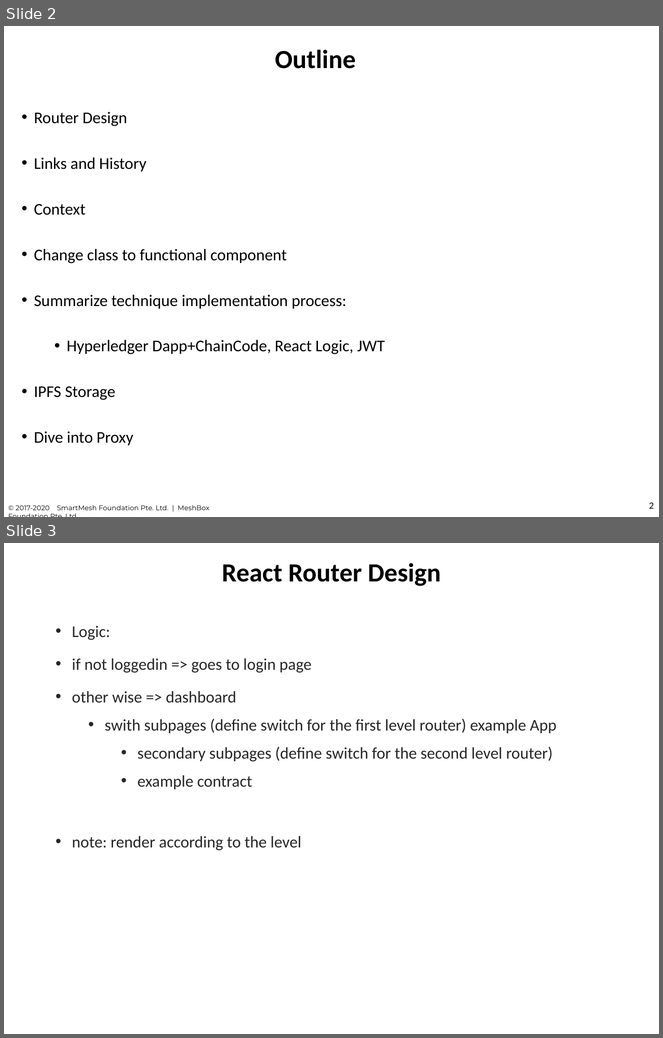
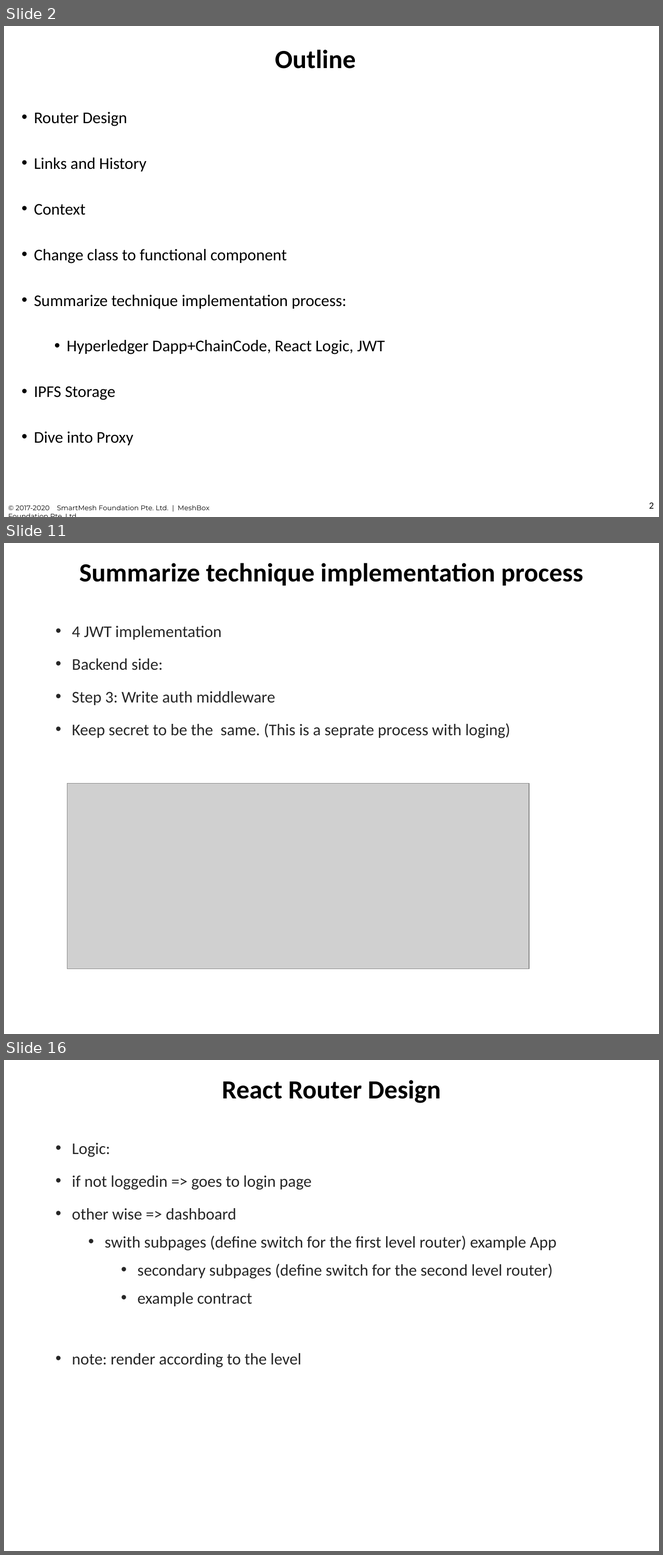
Before and after one commit to chuacw/SGUS-Slides, a slide deck: BCI - Day13 - Reactjs 2 Web3.pptx. Shown one above the other, each under a label of ours: slides 2 and 3 before the commit, slides 2, 11 and 16 after it; the slides between them are not shown. The pictures are 663x1038 and 663x1555 pixels, drawn with LibreOffice and Linux fonts; fonts in the diff are those of the drawing; grey boxes stand for pictures. Boxes give left, top, right and bottom in pixels: in the first picture for what was removed or moved away, otherwise in the second. Text is boxed around its words. In the diff, an @@ line names an element or a change of style, - is before the commit and + after.

```diff
--- a/BCI - Day13 - Reactjs 2 Web3.pptx
+++ b/BCI - Day13 - Reactjs 2 Web3.pptx
@@ slide 11 added at (4,543,659,1034), background #FFFFFF @@
@@ title added at (79,563,583,586), 28.8 pt, text #000000, bold @@
+Summarize technique implementation process
@@ text added at (72,626,510,739), 18 pt, text #262626 @@
+• 4 JWT implementation
+• Backend side:
+• Step 3: Write auth middleware
+• Keep secret to be the same. (This is a seprate process with loging)
@@ picture added at (67,783,529,969) @@
@@ what was slide 3 is now slide 16 @@
```
Also in this commit, not shown: 1 slide changed, 16 other slides added, 2 slides removed.
